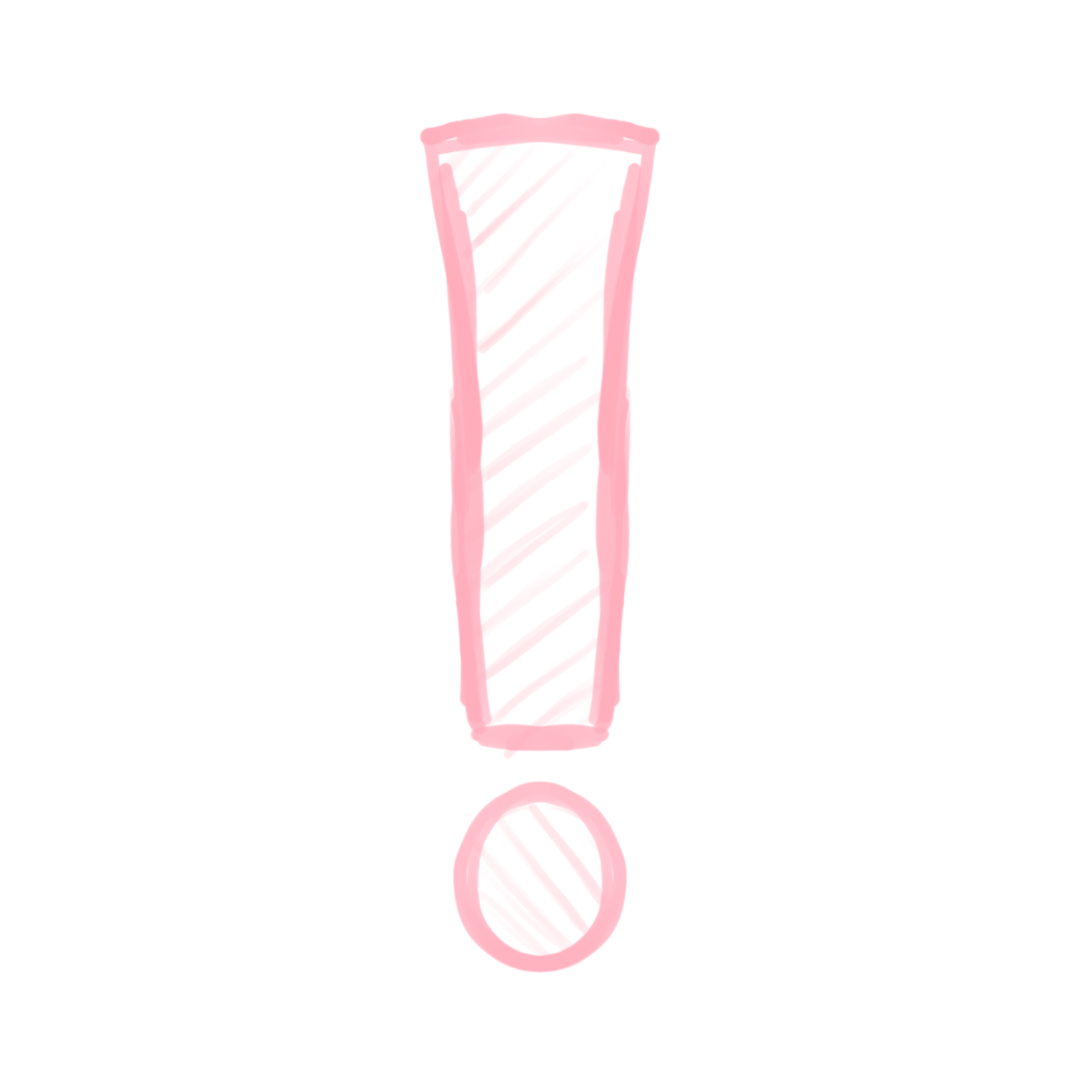
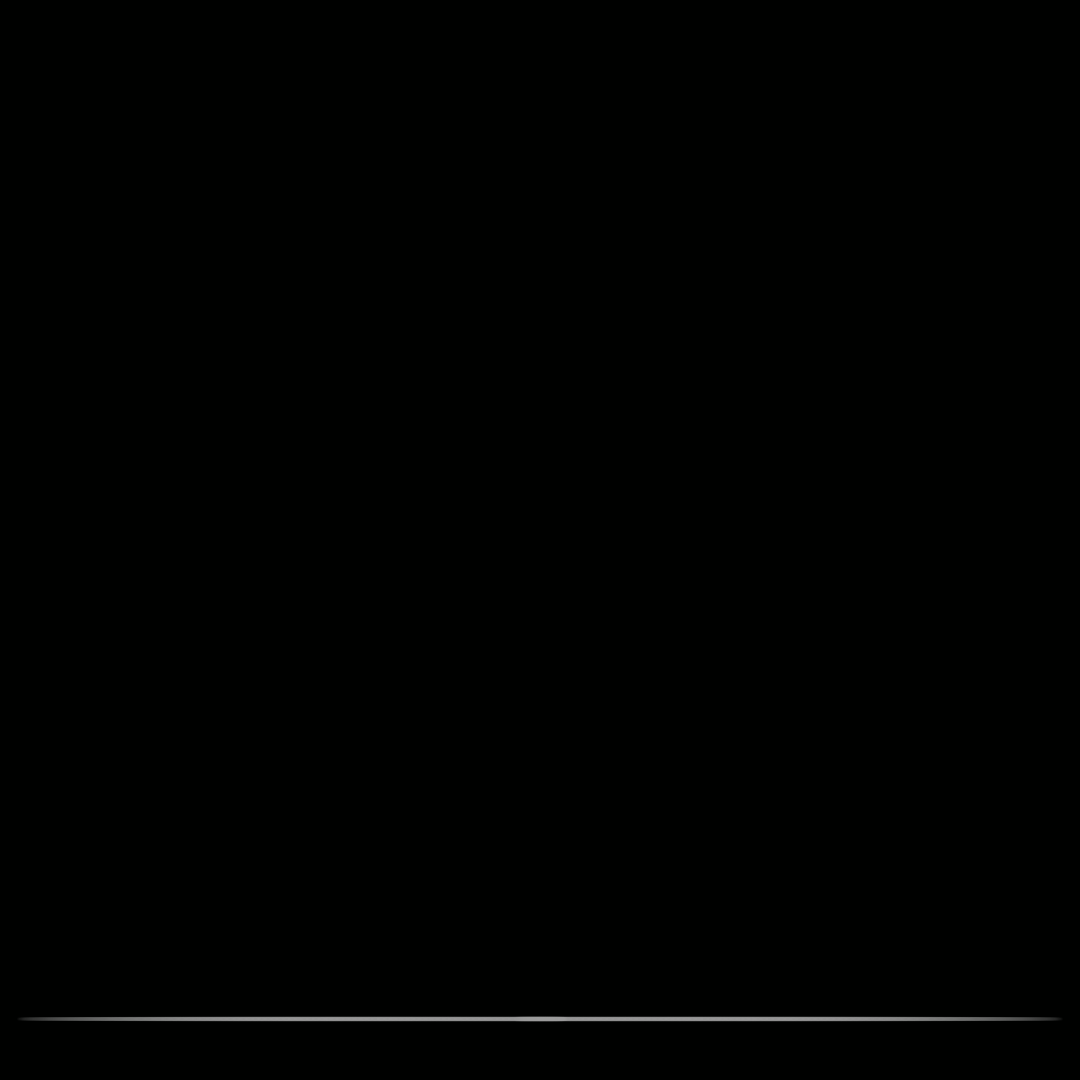
Layered file, before and after one edit (1080px x 1080px). Changes by layer:
hid "Paint Layer 31", painted on it over [384, 64, 704, 1024]
showed "Paint Layer 22" over [0, 960, 1080, 1024]
showed "Paint Layer 21", painted on it over [0, 0, 1080, 1080]
